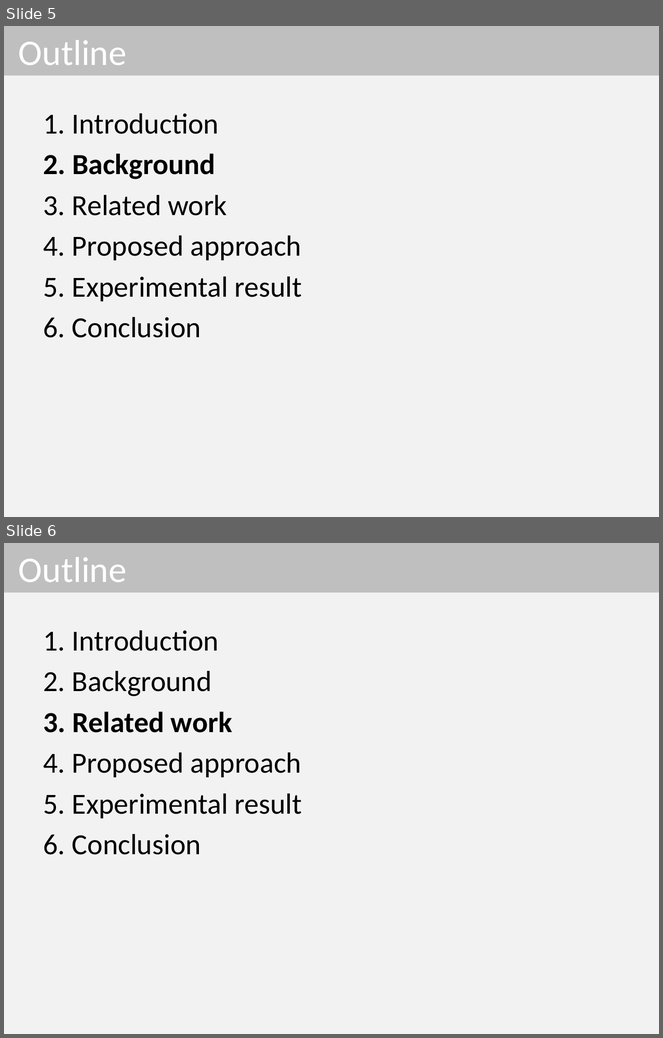
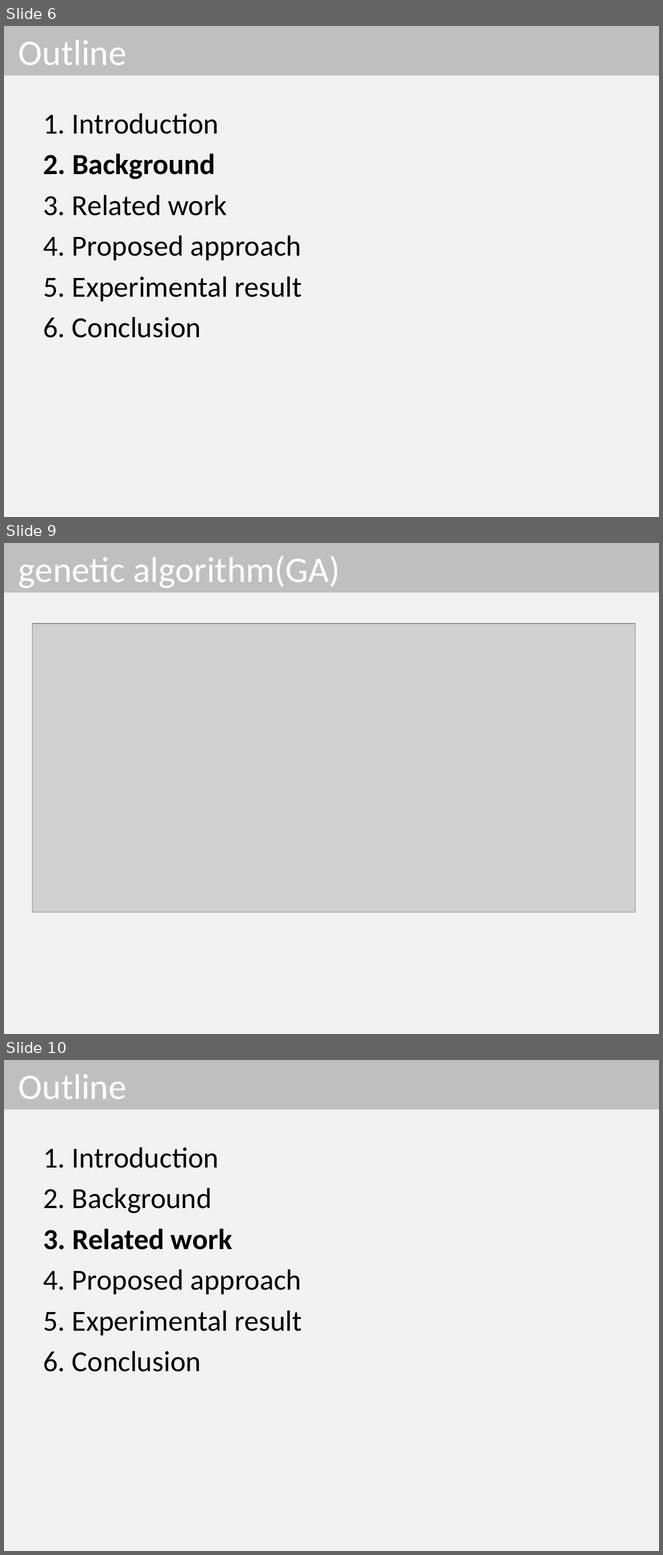
Before and after one commit to dinhngocthi/GAsource, a slide deck: CFT4CUnitSrc/src/report/ACOMP2016_Presentation.pptx. Shown one above the other, each under a label of ours: slides 5 and 6 before the commit, slides 6, 9 and 10 after it; the slides between them are not shown. The pictures are 663x1038 and 663x1555 pixels, drawn with LibreOffice and Linux fonts; fonts in the diff are those of the drawing; grey boxes stand for pictures. Boxes give left, top, right and bottom in pixels: in the first picture for what was removed or moved away, otherwise in the second. Text is boxed around its words. In the diff, an @@ line names an element or a change of style, - is before the commit and + after.

```diff
--- a/CFT4CUnitSrc/src/report/ACOMP2016_Presentation.pptx
+++ b/CFT4CUnitSrc/src/report/ACOMP2016_Presentation.pptx
@@ slide 9 added at [4,543,659,1034], background #F2F2F2 @@
@@ title added at [4,543,659,593], fill #BFBFBF, 39.6 pt, text #FFFFFF @@
+genetic algorithm(GA)
@@ picture added at [32,624,636,913] @@
@@ what was slide 5 is now slide 6 @@
@@ what was slide 6 is now slide 10 @@
```
Also in this commit, not shown: 1 slide changed, 3 other slides added.
